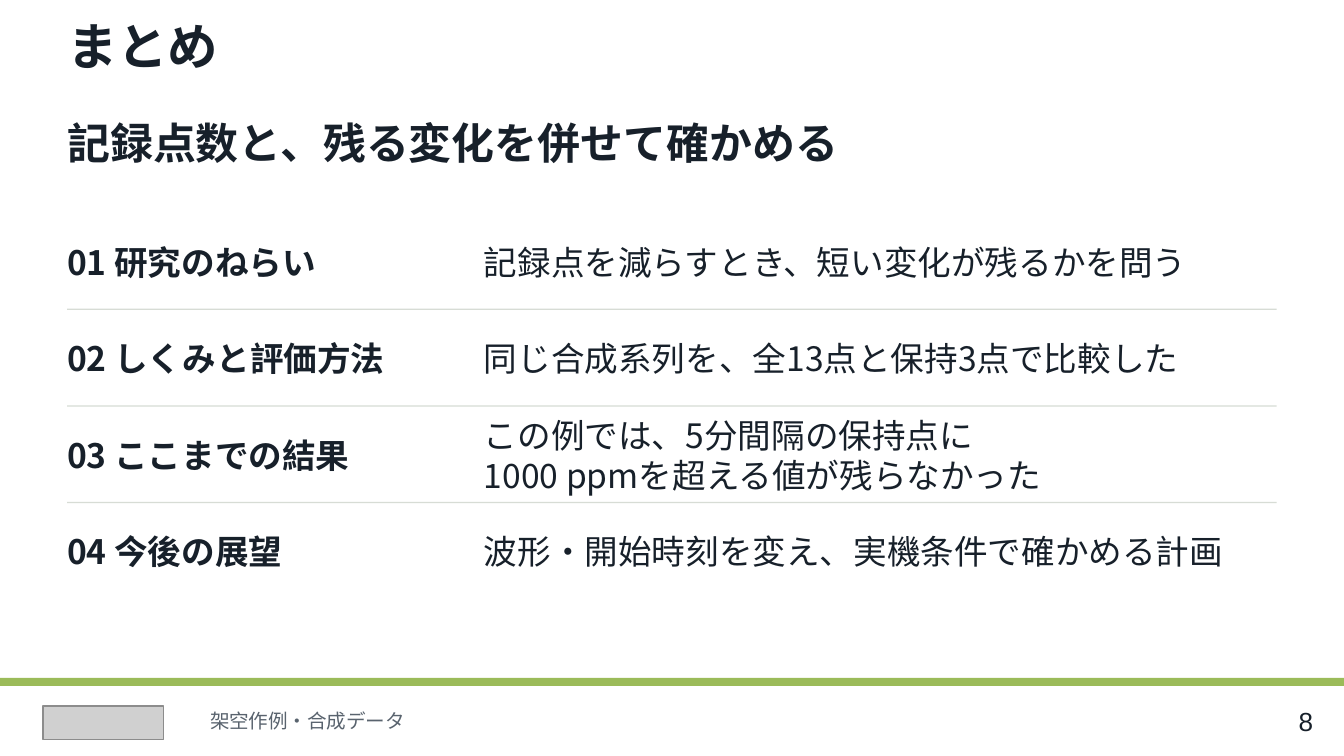
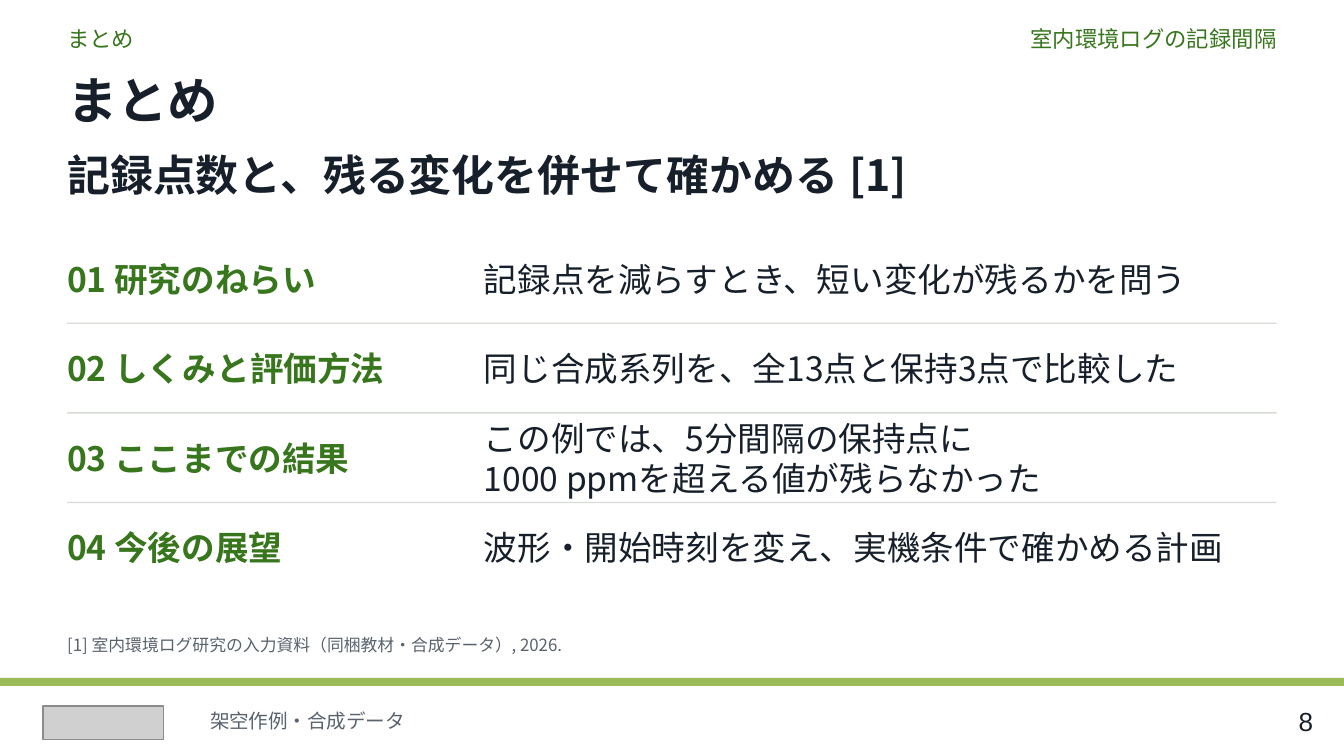
Before and after one commit to cpslab/skill-create-slides, a slide deck: slide 8 of assets/visual-reference/cps-layout-reference.pptx. Drawn at 1344x756 pixels with LibreOffice and Linux fonts; fonts in the diff are those of the drawing; grey boxes stand for pictures. Boxes give left, top, right and bottom in pixels: in the first picture for what was removed or moved away, otherwise in the second. Text is boxed around its words. In the diff, an @@ line names an element or a change of style, - is before the commit and + after.

```diff
--- a/assets/visual-reference/cps-layout-reference.pptx
+++ b/assets/visual-reference/cps-layout-reference.pptx
@@ text added at [67, 29, 134, 48], 12 pt, text #38761D @@
+まとめ
@@ text added at [1030, 28, 1276, 49], 12 pt, text #38761D @@
+室内環境ログの記録間隔
@@ text "まとめ": place and size @@
-text "まとめ" at [67, 24, 218, 68]
+text "まとめ" at [67, 78, 218, 122]
@@ text at [67, 154, 907, 199]: text changed @@
-記録点数と、残る変化を併せて確かめる
+記録点数と、残る変化を併せて確かめる [1]
@@ text colour #17202A to #38761D in 4 elements at [67, 442, 349, 474], [67, 531, 282, 563], [67, 352, 384, 384], [67, 263, 316, 295] @@
@@ text "01 研究のねらい": place and size @@
-text "01 研究のねらい" at [67, 246, 316, 278]
+text "01 研究のねらい" at [67, 263, 316, 295]
@@ text "記録点を減らすとき、短い変化が残るかを問う": place and size @@
-text "記録点を減らすとき、短い変化が残るかを問う" at [484, 246, 1187, 278]
+text "記録点を減らすとき、短い変化が残るかを問う" at [484, 263, 1187, 295]
@@ text "02 しくみと評価方法": place and size @@
-text "02 しくみと評価方法" at [67, 342, 384, 374]
+text "02 しくみと評価方法" at [67, 352, 384, 384]
@@ rectangle: place and size @@
-rectangle at [67, 309, 1277, 310]
+rectangle at [67, 323, 1277, 324]
@@ text "同じ合成系列を、全13点と保持3点で比較した": place and size @@
-text "同じ合成系列を、全13点と保持3点で比較した" at [484, 342, 1178, 374]
+text "同じ合成系列を、全13点と保持3点で比較した" at [484, 352, 1178, 384]
@@ rectangle: place and size @@
-rectangle at [67, 406, 1277, 407]
+rectangle at [67, 413, 1277, 414]
@@ text "波形・開始時刻を変え、実機条件で確かめる計画": place and size @@
-text "波形・開始時刻を変え、実機条件で確かめる計画" at [484, 535, 1223, 567]
+text "波形・開始時刻を変え、実機条件で確かめる計画" at [484, 531, 1223, 563]
@@ text added at [67, 637, 562, 654], 9 pt, text #59636E @@
+[1] 室内環境ログ研究の入力資料（同梱教材・合成データ）, 2026.
```
Also in this commit, not shown: 6 other slides changed, 1 slide added, 26 other files.
